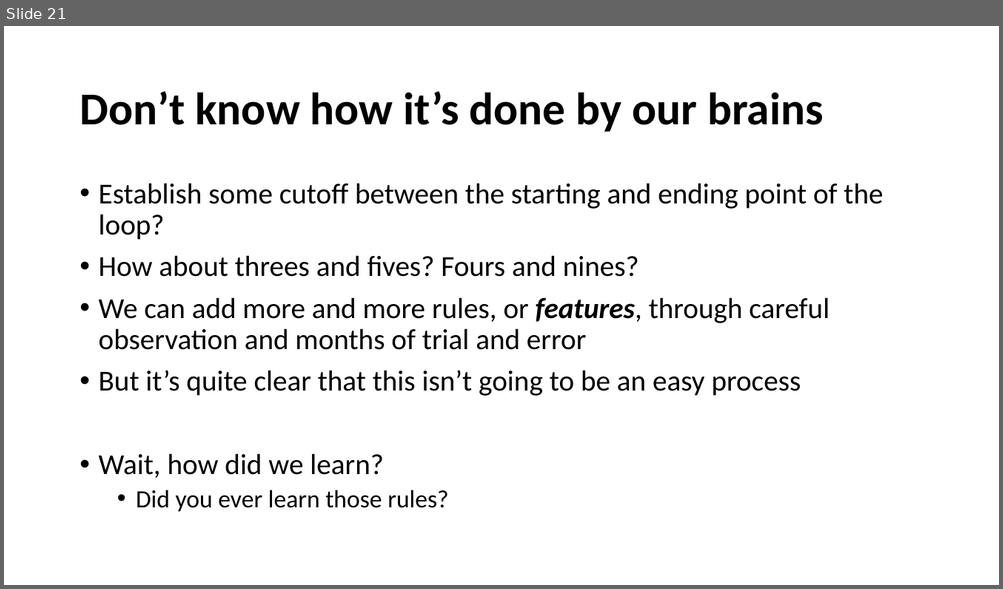
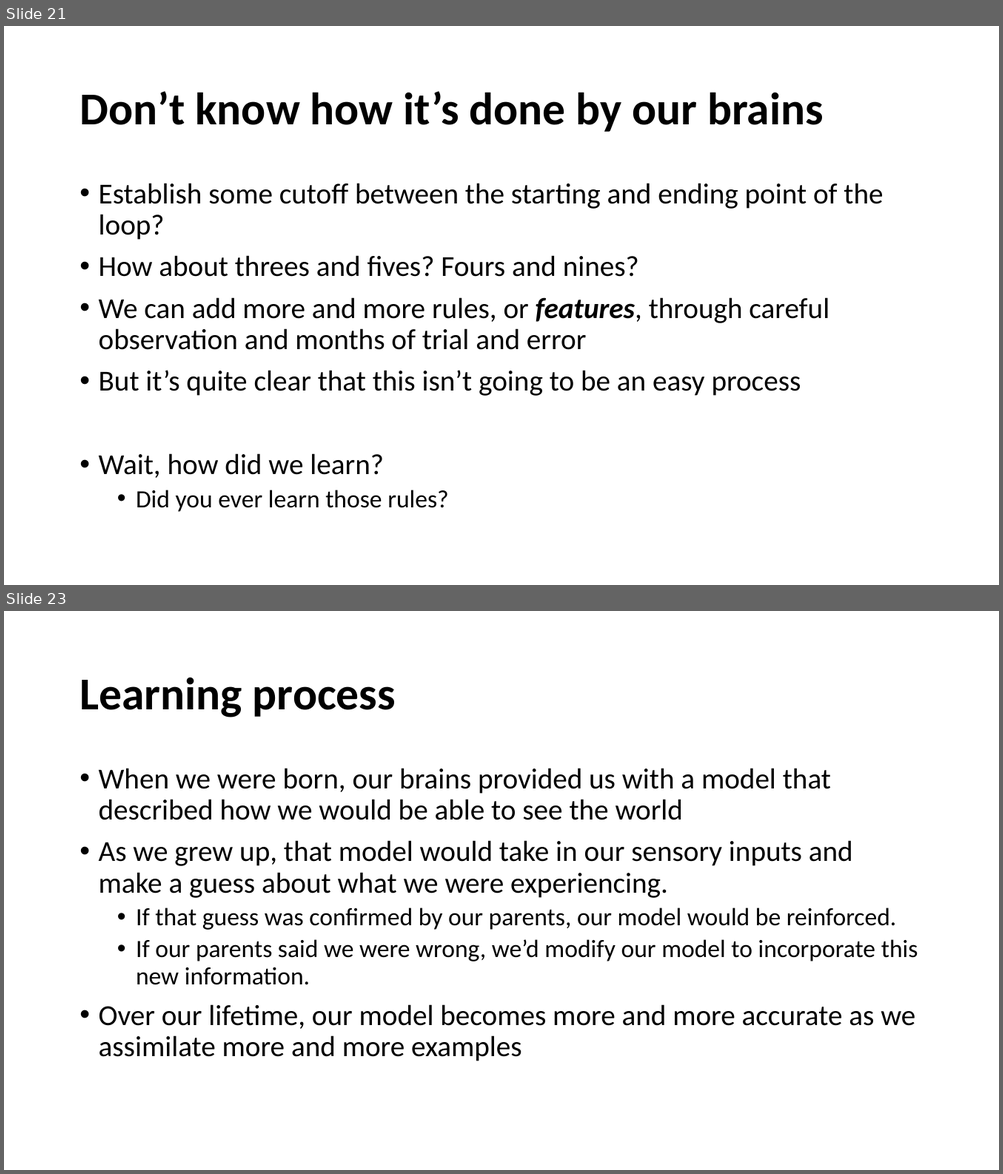
Before and after one commit to YeabinMoonEcon/BUS211, a slide deck: BUS243_NLP/lecture_notes/Lecture5.pptx. Shown one above the other, each under a label of ours: slide 21 before the commit, slides 21 and 23 after it; the slides between them are not shown. The pictures are 1003x589 and 1003x1174 pixels, drawn with LibreOffice and Linux fonts; fonts in the diff are those of the drawing. Boxes give left, top, right and bottom in pixels: in the first picture for what was removed or moved away, otherwise in the second. Text is boxed around its words. In the diff, an @@ line names an element or a change of style, - is before the commit and + after.

```diff
--- a/BUS243_NLP/lecture_notes/Lecture5.pptx
+++ b/BUS243_NLP/lecture_notes/Lecture5.pptx
@@ slide 23 added at (4, 611, 999, 1170), background #FFFFFF @@
@@ title added at (79, 677, 395, 718), 44 pt, text #000000, bold @@
+Learning process
@@ text added at (99, 768, 918, 1062), 28 pt, text #000000 @@
+• When we were born, our brains provided us with a model that described how we would be able to see the world
+• As we grew up, that model would take in our sensory inputs and make a guess about what we were experiencing.
+  • If that guess was confirmed by our parents, our model would be reinforced.
+  • If our parents said we were wrong, we’d modify our model to incorporate this new information.
+• Over our lifetime, our model becomes more and more accurate as we assimilate more and more examples
```
Also in this commit, not shown: 1 slide changed, 25 other slides added, 1 other file.
